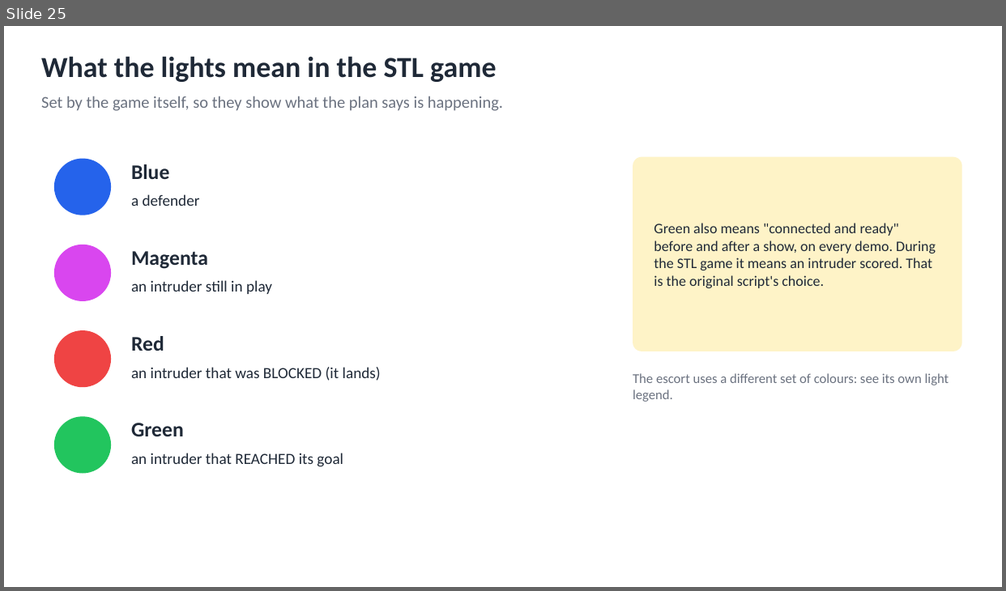
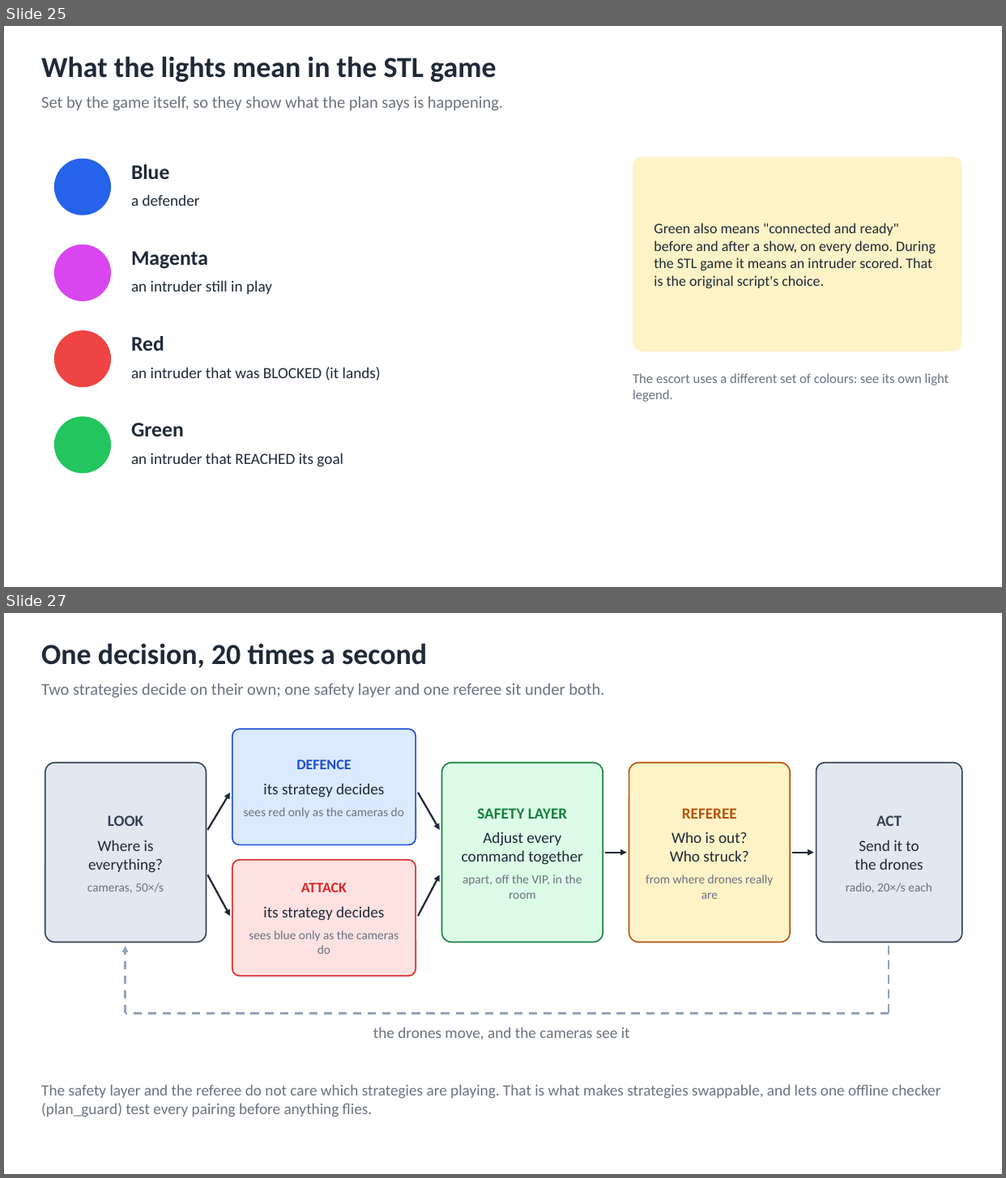
Before and after one commit to AI-DA-STC/CrazySwarm2-with-Mocap_Strike-and-Guard, a slide deck: docs/diagrams/strike-and-guard-diagrams.pptx. Shown one above the other, each under a label of ours: slide 25 before the commit, slides 25 and 27 after it; the slides between them are not shown. The pictures are 1006x591 and 1006x1178 pixels, drawn with LibreOffice and Linux fonts; fonts in the diff are those of the drawing. Boxes give left, top, right and bottom in pixels: in the first picture for what was removed or moved away, otherwise in the second. Text is boxed around its words. In the diff, an @@ line names an element or a change of style, - is before the commit and + after.

```diff
--- a/docs/diagrams/strike-and-guard-diagrams.pptx
+++ b/docs/diagrams/strike-and-guard-diagrams.pptx
@@ slide 27 added at bbox=[4, 613, 1002, 1174], background #FFFFFF @@
@@ text added at bbox=[41, 643, 427, 668], 28 pt, text #1F2937, bold @@
+One decision, 20 times a second
@@ text added at bbox=[41, 683, 604, 698], 16 pt, text #6B7280 @@
+Two strategies decide on their own; one safety layer and one referee sit under both.
@@ rounded rectangle added at bbox=[232, 729, 415, 845], fill #DBEAFE, outline #1D4ED8 1.25 pt, 12 pt, text #6B7280 @@
+DEFENCE
+its strategy decides
+sees red only as the cameras do
@@ rounded rectangle added at bbox=[45, 763, 206, 943], fill #E2E8F0, outline #334155 1.25 pt, 15 pt, text #1F2937 @@
+LOOK
+Where is
+everything?
+cameras, 50×/s
@@ rounded rectangle added at bbox=[442, 763, 603, 943], fill #DCFCE7, outline #15803D 1.25 pt, 15 pt, text #1F2937 @@
+SAFETY LAYER
+Adjust every
+command together
+apart, off the VIP, in the room
@@ rounded rectangle added at bbox=[629, 763, 790, 943], fill #FEF3C7, outline #B45309 1.25 pt, 15 pt, text #6B7280 @@
+REFEREE
+Who is out?
+Who struck?
+from where drones really are
@@ rounded rectangle added at bbox=[816, 763, 962, 943], fill #E2E8F0, outline #334155 1.25 pt, 15 pt, text #1F2937 @@
+ACT
+Send it to
+the drones
+radio, 20×/s each
@@ arrow added from (207, 830) to (230, 793), #1F2937 1.75 pt @@
@@ arrow added from (418, 793) to (440, 830), #1F2937 1.75 pt @@
@@ arrow added from (605, 853) to (627, 853), #1F2937 1.75 pt @@
@@ arrow added from (792, 853) to (814, 853), #1F2937 1.75 pt @@
@@ arrow added from (207, 875) to (230, 916), #1F2937 1.75 pt @@
@@ rounded rectangle added at bbox=[232, 860, 415, 976], fill #FEE2E2, outline #DC2626 1.25 pt, 12 pt, text #6B7280 @@
+ATTACK
+its strategy decides
+sees blue only as the cameras do
@@ arrow added from (418, 916) to (440, 875), #1F2937 1.75 pt @@
@@ arrow added from (126, 1013) to (126, 946), #94A3B8 2 pt dashed @@
@@ line added from (889, 946) to (889, 1013), #94A3B8 2 pt dashed @@
@@ line added from (889, 1013) to (126, 1013), #94A3B8 2 pt dashed @@
@@ text added at bbox=[373, 1027, 630, 1040], 15 pt, text #6B7280 @@
+the drones move, and the cameras see it
@@ text added at bbox=[41, 1084, 940, 1118], 15 pt, text #6B7280 @@
+The safety layer and the referee do not care which strategies are playing. That is what makes strategies swappable, and lets one offline checker (plan_guard) test every pairing before anything flies.
```
Also in this commit, not shown: 4 other slides added, 9 other files.
